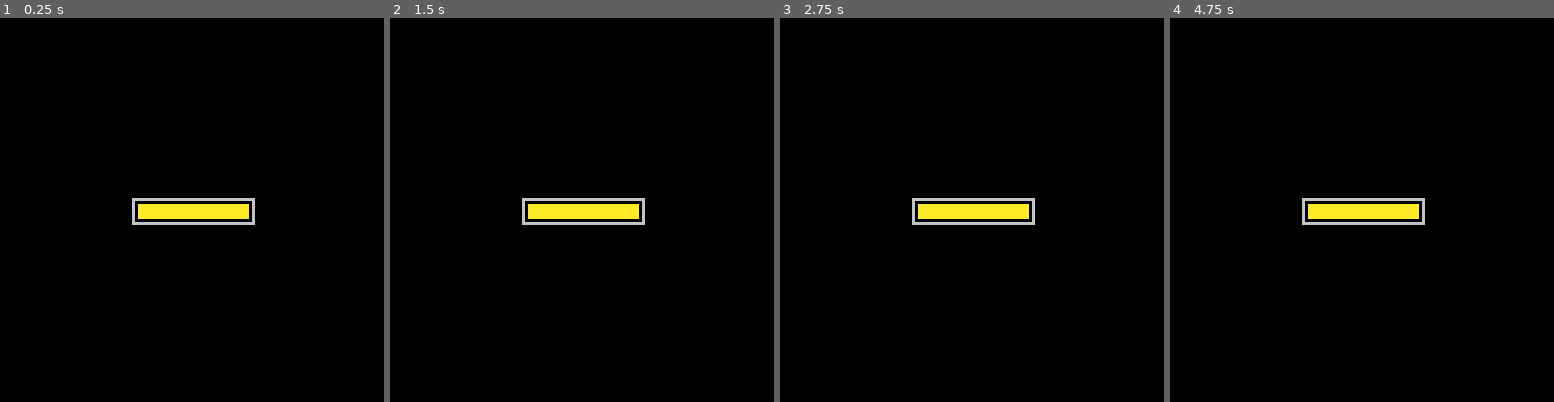
Above: before the commit, frames 1-4 (left to right).
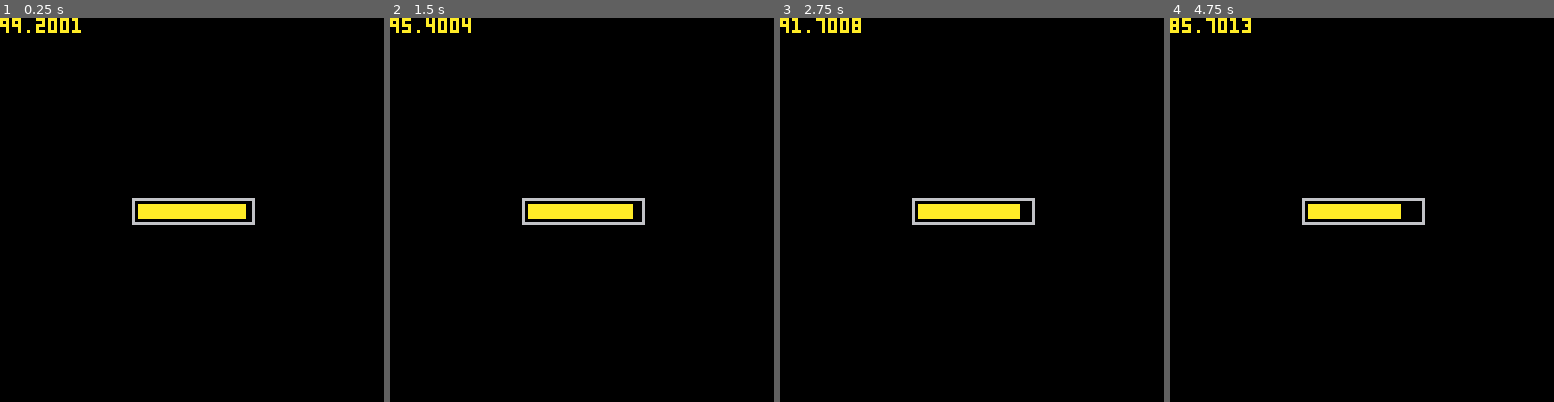
Above: after the commit, the same moments.

Repository: JohnErnestBonanno/pico8
Game: PICO-8 cartridge health_bar.p8
Two runs of this game, one before a commit and one after it. Both use one fixed random seed, a clock stepped at 60 frames per second and the inputs below.
Inputs:
- Up to frame 1 (0.25 s): no input
- Up to frame 2 (1.5 s): no input
- Up to frame 3 (2.75 s): no input
- Up to frame 4 (4.75 s): no input

The runs differ from the first frame. In frame 1, 0.4% of the frame differs, in the area x 0-65%, y 0-53%; in frame 2, 0.5%; in frame 3, 0.5%; in frame 4, 0.6%.

Commit message:
Decrease size of health/hunger bar over time

Diff:
--- a/health_bar.p8
+++ b/health_bar.p8
@@ -15,9 +15,12 @@
 end
 -->8
 function init_health()
+	health=100
 end
 
 function	update_health()
+	health-=.1
+	bar_width=36*health/100-- 82-46
 end
 
 function	draw_health()
@@ -25,7 +28,8 @@
 		44,60,--top left coor
 		84,68,--bottom right coor
 		6)--color
-		rectfill(46,62,82,66,10)
+		rectfill(46,62,46+bar_width,66,10)
+		print(health)
 end
 __gfx__
 00000000000000000000000000000000000000000000000000000000000000000000000000000000000000000000000000000000000000000000000000000000
